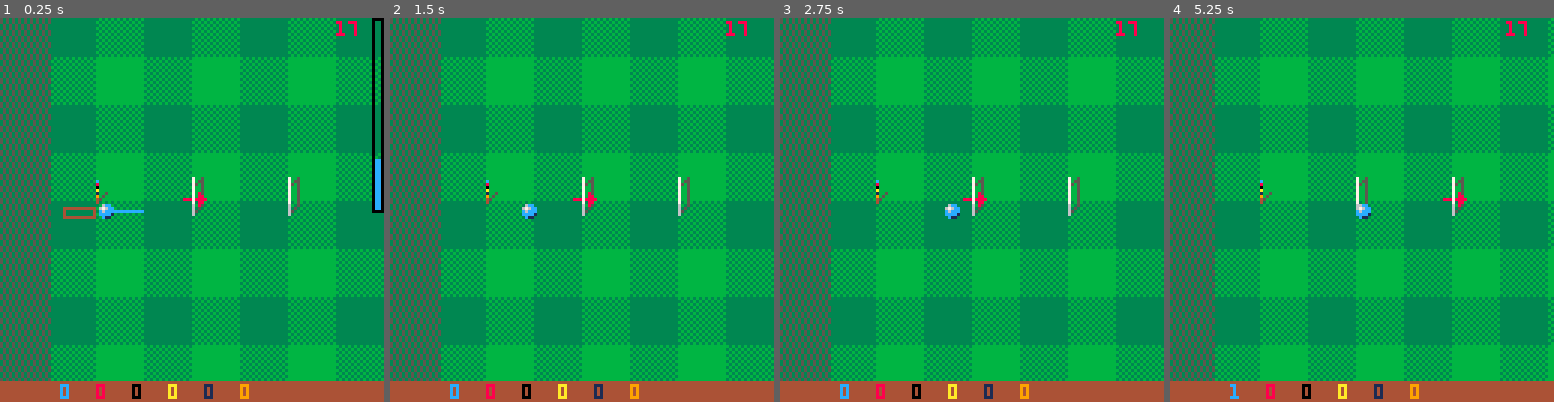
Above: before the commit, frames 1-4 (left to right).
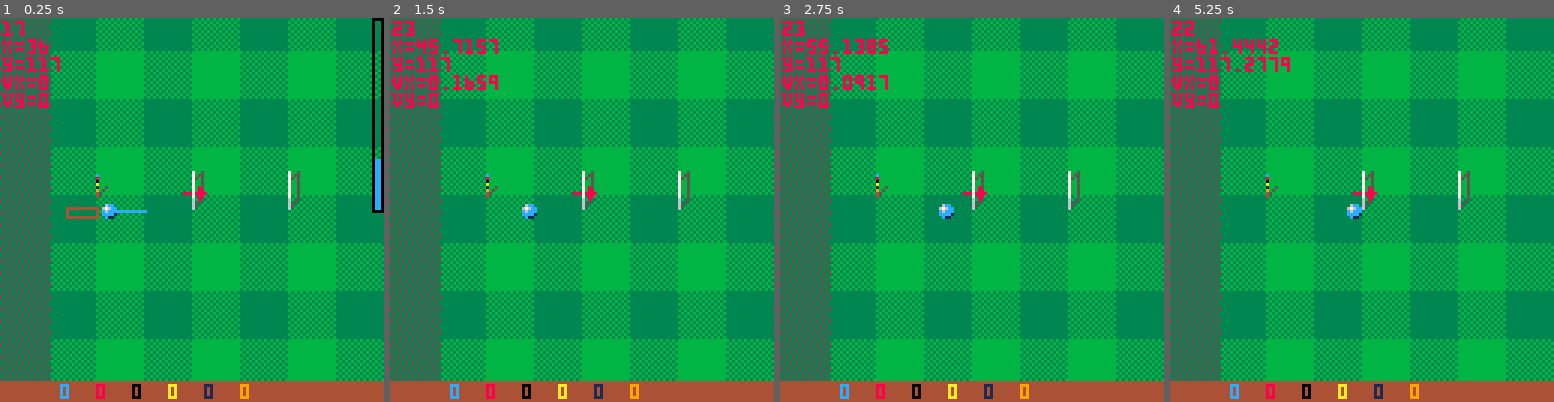
Above: after the commit, the same moments.

Repository: Joeltronics/croqu-8
Game: PICO-8 cartridge croquet.p8
Same seed, same stepped clock (60 frames per second), same inputs: the game is played once before the commit and once after it.
Inputs:
- Up to frame 1 (0.25 s): no input
- Up to frame 2 (1.5 s): tap X (X key) at 0.33, 1.07 s; tap O (Z key) at 0.7 s
- Up to frame 3 (2.75 s): hold Right 1.6-2.1 s; tap O (Z key) at 1.7, 2.1, 2.5 s; tap X (X key) at 1.85 s; hold Up 2.15-2.42 s; hold Right from 2.47 s (still down)
- Up to frame 4 (5.25 s): tap O (Z key) every 0.4 s from 2.9 to 4.9 s; tap X (X key) at 2.97, 4.08, 5.2 s; release Right at 3.03 s; hold Left 3.08-3.58 s; hold Down 3.63-3.97 s; hold Right 4.02-4.68 s; hold Up 4.73-5.03 s; hold Left from 5.08 s (still down)

The runs differ from the first frame. In frame 1, 6.3% of the frame differs, in the area x 0-100%, y 0-86%; in frame 2, 6.7%; in frame 3, 6.9%; in frame 4, 12%, in the area x 0-100%, y 0-99%.

Commit message:
Collision physics

Diff:
--- a/croquet.p8
+++ b/croquet.p8
@@ -8,13 +8,17 @@
 -- Game core consts
 --
 
-BALL_R = 2
-
-MOVING_COOLDOWN_FRAMES = 120
+BALL_R = 2.25
+BALL_D = 2 * BALL_R
+BALL_D2 = BALL_D*BALL_D
+
+BALL_POLE_D = BALL_R + 0.125
+BALL_POLE_D2 = BALL_POLE_D*BALL_POLE_D
+
+MOVING_COOLDOWN_FRAMES = 60
 
 ROUGH = 16
 
--- WIDTH, HEIGHT = 256, 128
 WIDTH, HEIGHT = 384 + 2*ROUGH, 192+2*ROUGH
 
 CX = WIDTH \ 2
@@ -50,12 +54,18 @@
 -- Physics consts
 --
 
-SHOT_V_MAX = 2.5
+COLLISION_CHECK_DIVISIONS = 4
+
+SHOT_V_MAX = 2
 SHOT_V_MIN = 0.125
 
 DRAG = 1 - 1/128
 DRAG_ROUGH = 1 - 1/8
 V2_STOP_THRESH = 1/1024
+
+VELOCITY_REDUCE_BALL_COLLISION = 1 - 1/64
+VELOCITY_REDUCE_POLE_COLLISION = 1 - 1/64
+VELOCITY_REDUCE_WICKET_COLLISION = 1 - 1/8
 
 BALL_STOP_RANDOM_MOVEMENT = 0.25
 
@@ -102,6 +112,7 @@
 
 debug_no_draw_tops = false
 debug_draw_primitives = false
+debug_increase_shot_pointer_length = false
 
 --
 -- Utility functions
@@ -141,11 +152,208 @@
 end
 
 --
+-- Sound
+--
+
+function play_sound_launch()
+	local strength = shot_power
+	-- TODO
+end
+
+function play_sound_ball_collision(dv2)
+	-- TODO
+end
+
+function play_sound_wicket_collision(wicket, ball)
+	local v2 = ball.vx*ball.vx + ball.vy*ball.vy
+	if wicket.pole then
+		-- TODO
+	else
+		-- TODO
+	end
+end
+
+function play_sound_score_wicket()
+	-- TODO
+end
+
+function play_sound_end_game()
+	-- TODO
+end
+
+--
+-- Physics
+--
+
+function dotpart(vx, vy, nx, ny)
+	-- From pico pool by nusan (CC4-BY-NC-SA)
+	local dot = vx*nx + vy*ny
+	vx = vx - dot*nx
+	vy = vy - dot*ny
+	return vx, vy
+end
+
+function ball_collisions()
+	-- Partially based on pico pool by nusan (CC4-BY-NC-SA)
+
+	local any_collisions = false
+
+	for idx1 = 1, #balls do
+		local b1 = balls[idx1]
+		for idx2 = idx1+1, #balls do
+			local b2 = balls[idx2]
+
+			local dx, dy, d2 = b1.x - b2.x, b1.y - b2.y
+
+			-- Prevent overflow
+			if (abs(dx) + abs(dy) <= 127) d2 = dx*dx + dy*dy
+
+			if d2 and d2 <= BALL_D2 then
+				assert(d2 >= 0, 'd2=' .. d2)
+
+				local d = sqrt(d2)
+
+				-- TODO: is this right? It seems to work, but with wicket logic we needed not to divide by d
+				local push = max(0, BALL_D + 1 - d) * 0.5 / d
+				if push > 0 then
+					any_collisions = true
+
+					b1.x += dx*push
+					b1.y += dy*push
+					b2.x -= dx*push
+					b2.y -= dy*push
+
+					add(b1.collisions, {b2.x, b2.y})
+					add(b2.collisions, {b1.x, b1.y})
+
+					-- If no balls are moving, then we can skip this entirely
+					if moving_cooldown > 0 then
+
+						local nx, ny = dy / d, -dx / d
+
+						b1.vx *= VELOCITY_REDUCE_BALL_COLLISION
+						b1.vy *= VELOCITY_REDUCE_BALL_COLLISION
+						b2.vx *= VELOCITY_REDUCE_BALL_COLLISION
+						b2.vy *= VELOCITY_REDUCE_BALL_COLLISION
+
+						local dd1x, dd1y = dotpart(b1.vx, b1.vy, nx, ny)
+						local dd2x, dd2y = dotpart(b2.vx, b2.vy, nx, ny)
+
+						play_sound_ball_collision(
+							dd1x*dd1x + dd1y*dd1y + dd2x*dd2x + dd2y*dd2y
+						)
+
+						b1.vx += -dd1x + dd2x
+						b1.vy += -dd1y + dd2y
+						b2.vx += -dd2x + dd1x
+						b2.vy += -dd2y + dd1y
+					end
+				end
+			end
+		end
+	end
+
+	return any_collisions
+end
+
+function wicket_collisions()
+
+	local any_collisions = false
+
+	for ball in all(balls) do
+		local bx, by = ball.x, ball.y
+		-- for w in all(WICKETS) do
+		for wicket_idx = 1,#WICKETS do
+			local w = WICKETS[wicket_idx]
+
+			local wx = w[1]
+
+			local y_offs, vel_reduce
+			if w.pole then
+				y_offs = {0}
+				vel_reduce = VELOCITY_REDUCE_POLE_COLLISION
+			else
+				y_offs = {-5, 4}
+				vel_reduce = VELOCITY_REDUCE_WICKET_COLLISION
+			end
+
+			for y_off in all(y_offs) do
+				local wy = w[2] + y_off
+
+				local dx, dy, d2 = bx - wx, by - wy
+
+				if (abs(dx) + abs(dy) <= 127) d2 = dx*dx + dy*dy
+
+				if d2 and d2 <= BALL_POLE_D2 then
+					assert(d2 >= 0, 'd2=' .. d2)
+
+					local d = sqrt(d2)
+					local push = max(0, BALL_POLE_D - d)
+
+					if push > 0 then
+						any_collisions = true
+
+						add(ball.collisions, {wx, wy})
+
+						ball.x += dx*push
+						ball.y += dy*push
+
+						if moving_cooldown > 0 then
+							play_sound_wicket_collision(w, ball)
+
+							local nx, ny = dy / d, -dx / d
+
+							assert(
+								-1.01 < nx and nx < 1.01 and -1.01 < ny and ny < 1.01,
+								'dx=' .. dx ..
+								',dy=' .. dy ..
+								',d2=' .. d2 ..
+								',d=' .. d ..
+								',nx=' .. nx ..
+								',ny=' .. ny
+							)
+
+							ball.vx *= vel_reduce
+							ball.vy *= vel_reduce
+
+							local vx, vy = ball.vx, ball.vy
+							local v_dot_n = vx * nx + vy * ny
+
+							ball.vx -= 2 * v_dot_n * nx
+							ball.vy -= 2 * v_dot_n * ny
+						end
+					end
+
+					if w.pole and wicket_idx == ball.last_wicket_idx + 1 then
+						score_wicket(ball)
+					end
+
+				end
+			end
+		end
+	end
+
+	return any_collisions
+end
+
+function collisions()
+	local any_collisions = wicket_collisions()
+	any_collisions = ball_collisions() or any_collisions
+	return any_collisions
+end
+
+function resolve_all_static_collisions()
+	for i=1,100 do
+		if (not collisions()) return
+	end
+	assert(false, "resolve_all_static_collisions hit iteration limit")
+end
+
+--
 -- Game
 --
 
 function reset_off_screen_balls()
-
 	while true do
 		local any_clipped = false
 
@@ -158,7 +366,7 @@
 
 		if (not any_clipped) return
 
-		-- TODO: re-run ball collisions
+		resolve_all_static_collisions()
 	end
 end
 
@@ -179,17 +387,30 @@
 	camera_y = player_ball.y
 end
 
+function score_wicket(ball)
+	if ball.last_wicket_idx == #WICKETS then
+		play_sound_end_game()
+		-- TODO: finish game
+	else
+		play_sound_score_wicket()
+		ball.last_wicket_idx += 1
+	end
+end
+
 function add_ball()
 	local palette = PALETTES[#balls + 1]
 	add(balls, {
-		x=WICKETS[1][1] + 3,
-		y=WICKETS[1][2] + 3,
+		x=WICKETS[1][1] + 4,
+		y=WICKETS[1][2] + 5,
 		vx=0,
 		vy=0,
 		color=palette[8],
 		palette=palette,
 		last_wicket_idx=1,
+		collisions={},
 	})
+
+	resolve_all_static_collisions()
 end
 
 function _init()
@@ -202,7 +423,7 @@
 	poke(0x5f36, 0x40)  -- prevent printing at bottom of screen from triggering scroll
 end
 
-function check_wicket(ball)
+function check_wickets(ball)
 	-- Note: only checks wickets, not poles
 	-- (Poles are handled through collision physics)
 
@@ -211,7 +432,7 @@
 	local x, y, xp, yp, wx, wy = ball.x, ball.y, ball.x_prev, ball.y_prev, w[1], w[2]
 
 	local through = false
-	if wy - 4 <= y and y <= wy + 4 then
+	if wy - 5 <= y and y <= wy + 4 then
 		if x == wx then
 			-- In case ball is stopped exactly on wicket
 			-- (Could handle this with conditions below, but this is more mistake-proof)
@@ -222,7 +443,7 @@
 			if (xp <= wx and x > wx) through = true
 		end
 	end
-	if (through) ball.last_wicket_idx += 1
+	if (through) score_wicket(ball)
 end
 
 function _update60()
@@ -232,7 +453,8 @@
 	while stat(30) do
 		local key = stat(31)
 		if (key == '1') debug_draw_primitives = not debug_draw_primitives
-		if (key == '2') debug_no_draw_tops = not debug_no_draw_tops
+		if (key == '2') debug_increase_shot_pointer_length = not debug_increase_shot_pointer_length
+		if (key == '3') debug_no_draw_tops = not debug_no_draw_tops
 	end
 
 	if op and moving_cooldown <= 0 then
@@ -247,6 +469,8 @@
 		player_ball.vx = v * dx
 		player_ball.vy = v * dy
 		moving_cooldown = MOVING_COOLDOWN_FRAMES
+
+		play_sound_launch()
 	end
 
 	if moving_cooldown > 0 then
@@ -255,16 +479,24 @@
 		moving_cooldown -= 1
 
 		-- TODO optimization: keep a list of moving balls, only iterate those
+		-- TODO optimization: when looping through each ball, make a list of close balls & wickets
+		-- (with simpler check, e.g. abs(dx)+abs(dy)), then these are the only ones that get checked for collisions
 
 		for ball in all(balls) do
 			ball.x_prev = ball.x
 			ball.y_prev = ball.y
-			ball.x += ball.vx
-			ball.y += ball.vy
-		end
-
-		-- TODO: collision physics here
-		-- TODO: collision physics needs to include pole hit check
+			ball.collisions = {}
+		end
+
+		for idx=1,COLLISION_CHECK_DIVISIONS do
+			for ball in all(balls) do
+				if ball.vx != 0 or ball.vy != 0 then
+					ball.x += ball.vx / COLLISION_CHECK_DIVISIONS
+					ball.y += ball.vy / COLLISION_CHECK_DIVISIONS
+				end
+			end
+			if (collisions()) moving_cooldown = MOVING_COOLDOWN_FRAMES
+		end
 
 		for ball in all(balls) do
 			if ball.vx != 0 or ball.vy != 0 then
@@ -283,16 +515,14 @@
 					-- TODO: Add ball spin, and make this depend on it
 					ball.x = round(ball.x + rnd(2*BALL_STOP_RANDOM_MOVEMENT) - BALL_STOP_RANDOM_MOVEMENT)
 					ball.y = round(ball.y + rnd(2*BALL_STOP_RANDOM_MOVEMENT) - BALL_STOP_RANDOM_MOVEMENT)
-
 					ball.vx, ball.vy = 0, 0
-				else
-					moving_cooldown = MOVING_COOLDOWN_FRAMES
 				end
+				moving_cooldown = MOVING_COOLDOWN_FRAMES
 			end
 		end
 
 		for ball in all(balls) do
-			check_wicket(ball)
+			check_wickets(ball)
 		end
 
 		-- TODO: If player's ball isn't moving but another is, make camera follow that one instead
@@ -333,7 +563,10 @@
 
 	-- Draw line
 
-	line_round(x, y, x + 12*dx, y + 12*dy, shot_power_color())
+	local l = 12
+	if (debug_increase_shot_pointer_length) l = 64
+
+	line_round(x, y, x + l*dx, y + l*dy, shot_power_color())
 
 	-- Draw club
 
@@ -506,6 +739,16 @@
 				line(w[1], w[2] + 4, w[1], w[2] + 4, 9)
 			end
 		end
+
+		for ball in all(balls) do
+			for coll in all(ball.collisions) do
+				line_round(
+					ball.x, ball.y,
+					coll[1], coll[2],
+					11
+				)
+			end
+		end
 	end
 
 	--
@@ -531,16 +774,22 @@
 	-- Debug overlays
 	--
 
-	-- cursor(1, 1, 8)
-	cursor(112, 1, 8)
+	cursor(1, 1, 8)
+	-- cursor(100, 1, 8)
 	-- print('mem:' .. stat(0))
 	local cpu = stat(1)
 	-- local cpu_draw = cpu - cpu_update
 	-- print('cpu:' .. round(cpu * 100) .. '=' .. round(cpu_update * 100) .. '+' .. round(cpu_draw * 100))
 	print(round(cpu * 100))
 
-	--
-	-- Display palette
+	local player_ball = balls[player_idx]
+	print('x=' .. player_ball.x)
+	print('y=' .. player_ball.y)
+	print('vx=' .. player_ball.vx)
+	print('vy=' .. player_ball.vy)
+
+	--
+	-- Set display palette
 	--
 
 	-- pal({[13]=139,[15]=138}, 1)
